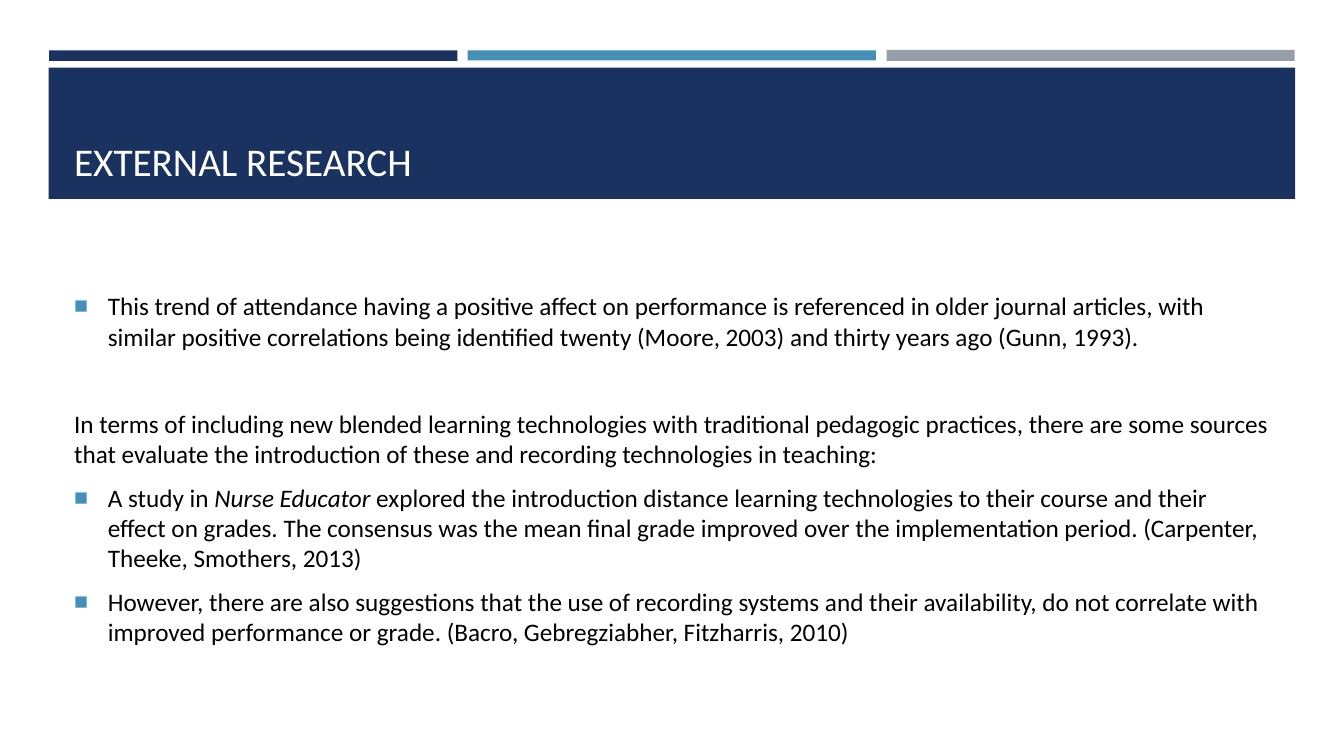
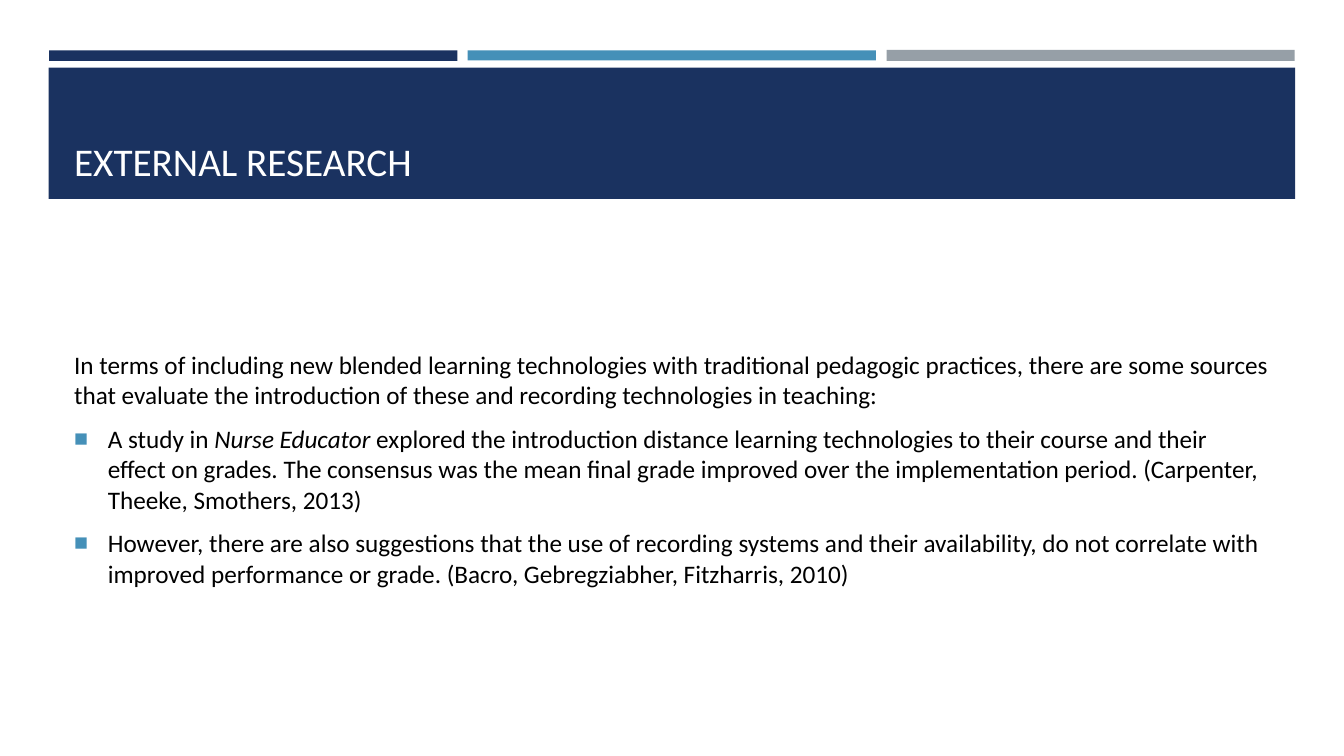
Before and after one commit to ChrisAcornleyPhD/CAP512Data, a slide deck: slide 5 of scripts/CAP512.pptx (slide 4 before the commit). Drawn at 1344x756 pixels with LibreOffice and Linux fonts; fonts in the diff are those of the drawing. Boxes give left, top, right and bottom in pixels: in the first picture for what was removed or moved away, otherwise in the second. Text is boxed around its words. In the diff, an @@ line names an element or a change of style, - is before the commit and + after.

```diff
--- a/scripts/CAP512.pptx
+++ b/scripts/CAP512.pptx
@@ text at (x1=108, y1=297, x2=1203, y2=351): paragraph removed @@
-■ This trend of attendance having a positive affect on performance is referenced in older journal articles, with similar positive correlations being identified twenty (Moore, 2003) and thirty years ago (Gunn, 1993).
```
Also in this commit, not shown: 15 other slides changed, 10 slides added.
